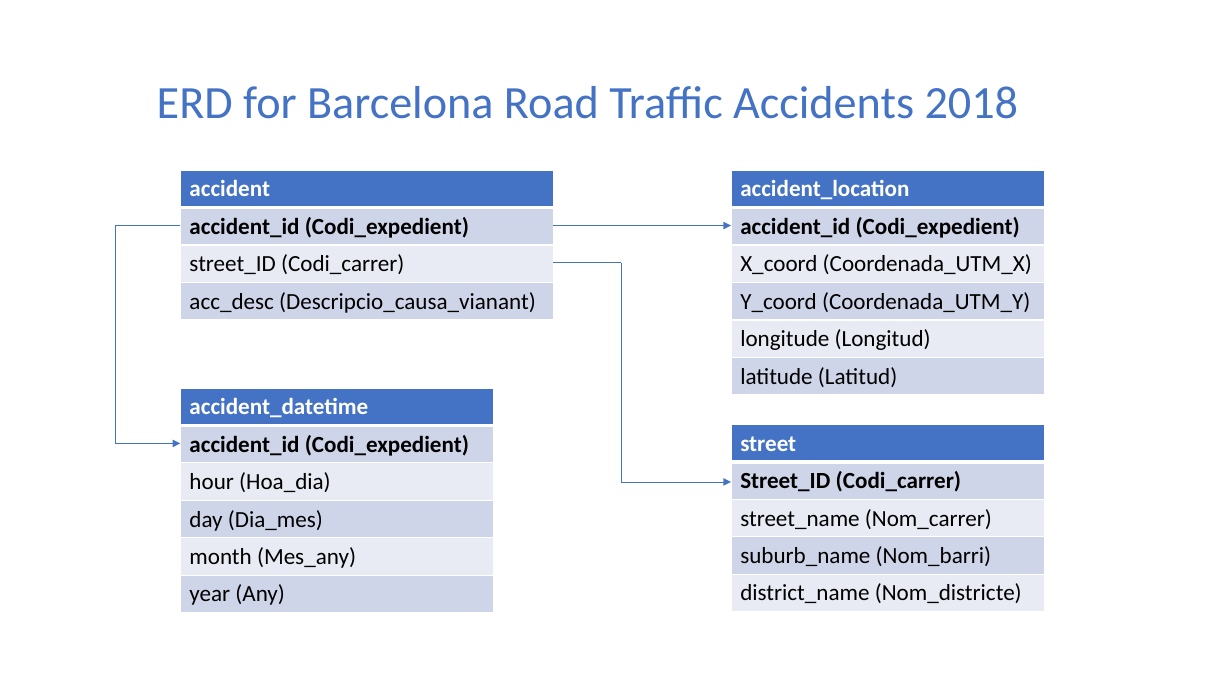
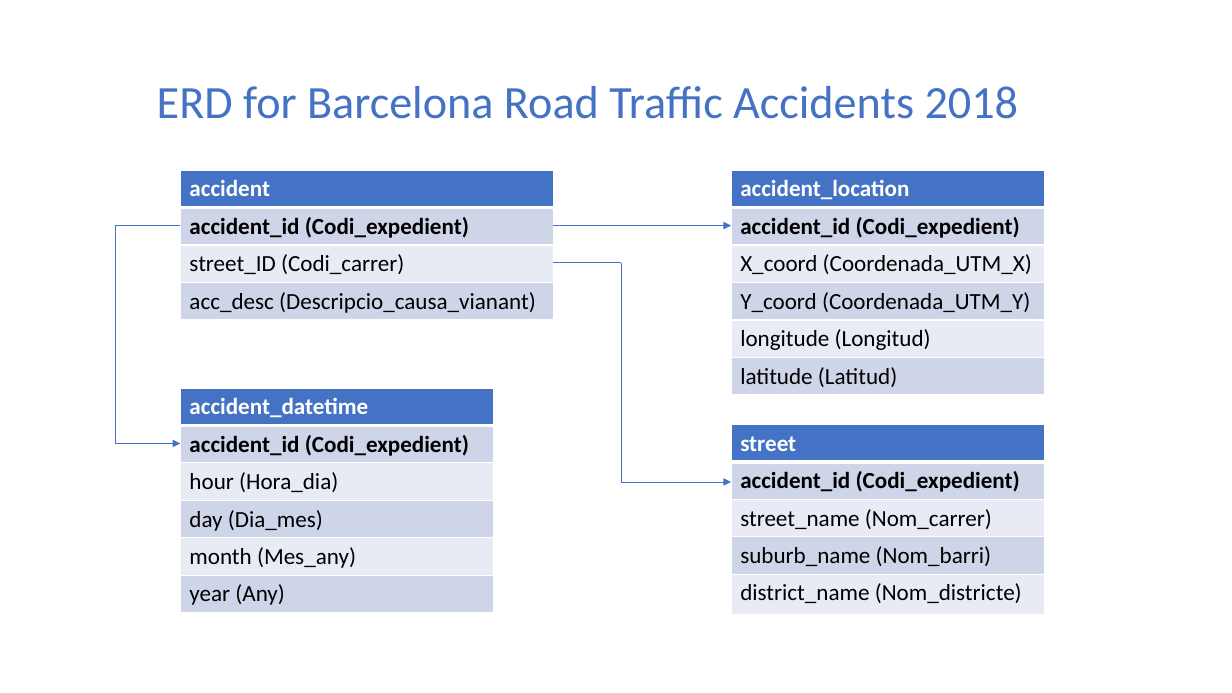
Before and after one commit to ta-data-bcn/Project-Week-2-Barcelona, a slide deck: slide 1 of your-project/ERD - in progress.pptx. Drawn at 1232x693 pixels with LibreOffice and Linux fonts; fonts in the diff are those of the drawing. Boxes give left, top, right and bottom in pixels: in the first picture for what was removed or moved away, otherwise in the second. Text is boxed around its words. In the diff, an @@ line names an element or a change of style, - is before the commit and + after.

```diff
--- a/your-project/ERD - in progress.pptx
+++ b/your-project/ERD - in progress.pptx
@@ table at [180,388,494,612] @@
-row 3, column 1: hour (Hoa_dia)
+row 3, column 1: hour (Hora_dia)
@@ table at [731,424,1045,613] @@
-row 2, column 1: Street_ID (Codi_carrer)
+row 2, column 1: accident_id (Codi_expedient)
```
Also in this commit, not shown: 14 other files.
